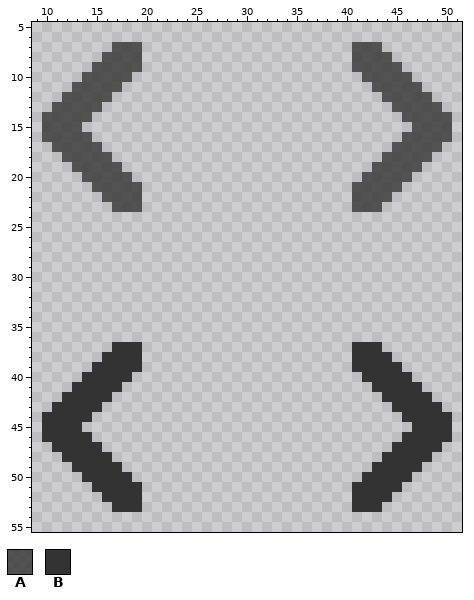
Pixel-art sprite -- images/navBtns.png. This is how it looked before the edit.
The file is 60x60 pixels. Shown: x 9..51, y 5..55.
Palette (. is transparent): A #333333cc  B #333333
Pixels before, first column x 10:
 7 .......AAA.....................AAA.......
 8 ......AAAA.....................AAAA......
 9 .....AAAAA.....................AAAAA.....
10 ....AAAAA.......................AAAAA....
11 ...AAAAA.........................AAAAA...
12 ..AAAAA...........................AAAAA..
13 .AAAAA.............................AAAAA.
14 AAAAA...............................AAAAA
15 AAAA.................................AAAA
16 AAAAA...............................AAAAA
17 .AAAAA.............................AAAAA.
18 ..AAAAA...........................AAAAA..
19 ...AAAAA.........................AAAAA...
20 ....AAAAA.......................AAAAA....
21 .....AAAAA.....................AAAAA.....
22 ......AAAA.....................AAAA......
23 .......AAA.....................AAA.......
24 .........................................
25 .........................................
26 .........................................
27 .........................................
28 .........................................
29 .........................................
30 .........................................
31 .........................................
32 .........................................
33 .........................................
34 .........................................
35 .........................................
36 .........................................
37 .......BBB.....................BBB.......
38 ......BBBB.....................BBBB......
39 .....BBBBB.....................BBBBB.....
40 ....BBBBB.......................BBBBB....
41 ...BBBBB.........................BBBBB...
42 ..BBBBB...........................BBBBB..
43 .BBBBB.............................BBBBB.
44 BBBBB...............................BBBBB
45 BBBB.................................BBBB
46 BBBBB...............................BBBBB
47 .BBBBB.............................BBBBB.
48 ..BBBBB...........................BBBBB..
49 ...BBBBB.........................BBBBB...
50 ....BBBBB.......................BBBBB....
51 .....BBBBB.....................BBBBB.....
52 ......BBBB.....................BBBB......
53 .......BBB.....................BBB.......
Now the later version:
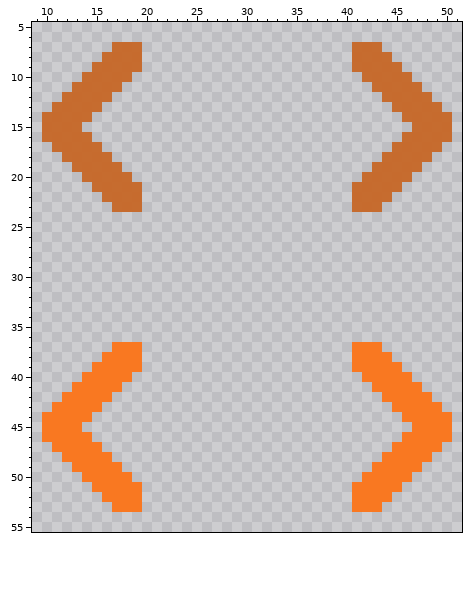
Diff:
colour A: #333333cc -> #c66625f0
colour B: #333333 -> #f97821
Where, in picture pixels (left, top, right, bottom), the same in both pictures:
changed: (42, 42, 142, 212)
changed: (352, 42, 452, 212)
changed: (42, 342, 142, 512)
changed: (352, 342, 452, 512)
